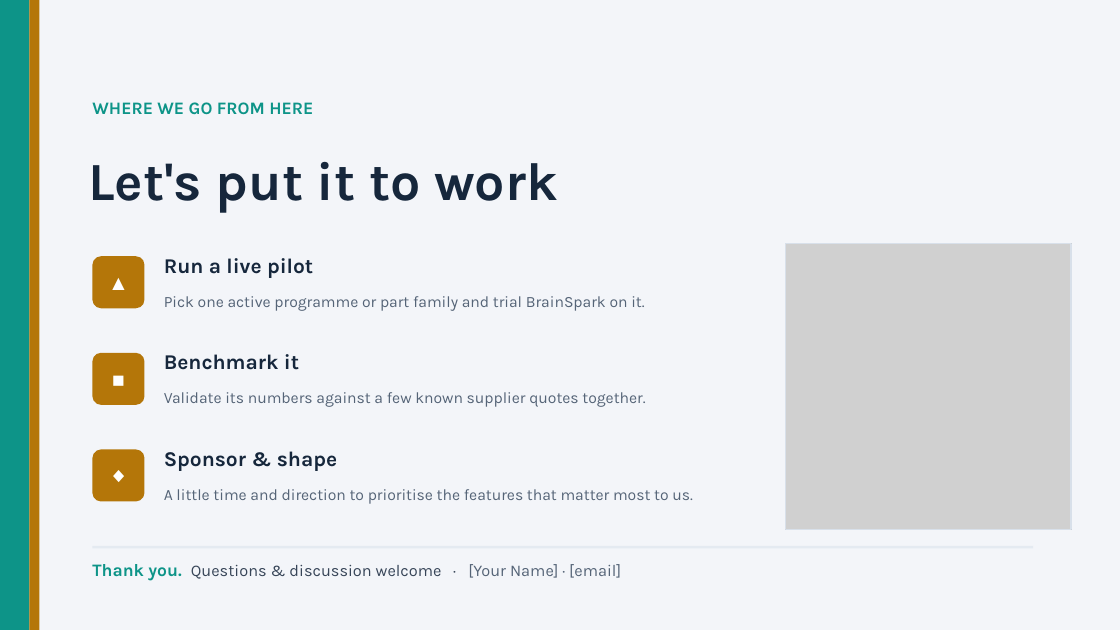
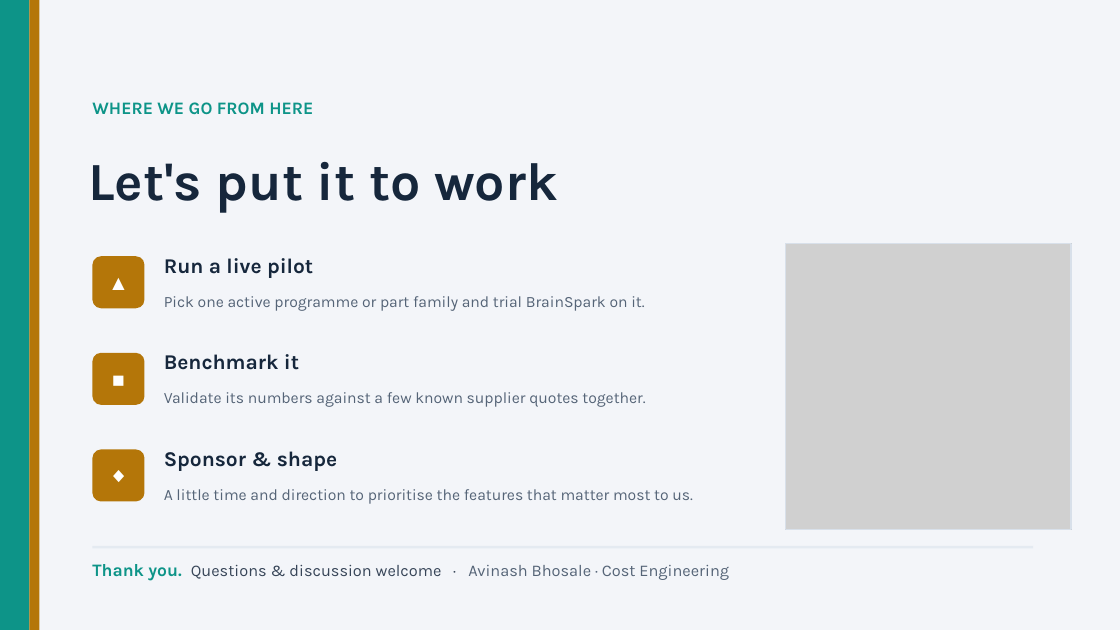
Before and after one commit to bhosaleavinash546/leamington-marathi, a slide deck: slide 21 of BrainSpark_Director_Presentation.pptx. Drawn at 1120x630 pixels with LibreOffice and Linux fonts; fonts in the diff are those of the drawing; grey boxes stand for pictures. Boxes give left, top, right and bottom in pixels: in the first picture for what was removed or moved away, otherwise in the second. Text is boxed around its words. In the diff, an @@ line names an element or a change of style, - is before the commit and + after.

```diff
--- a/BrainSpark_Director_Presentation.pptx
+++ b/BrainSpark_Director_Presentation.pptx
@@ text at (92,564,729,581): text changed; text colour #374558 to #556477 @@
-Thank you. Questions & discussion welcome · [Your Name] · [email]
+Thank you. Questions & discussion welcome · Avinash Bhosale · Cost Engineering
```
Also in this commit, not shown: 4 other slides changed, 1 other file.
